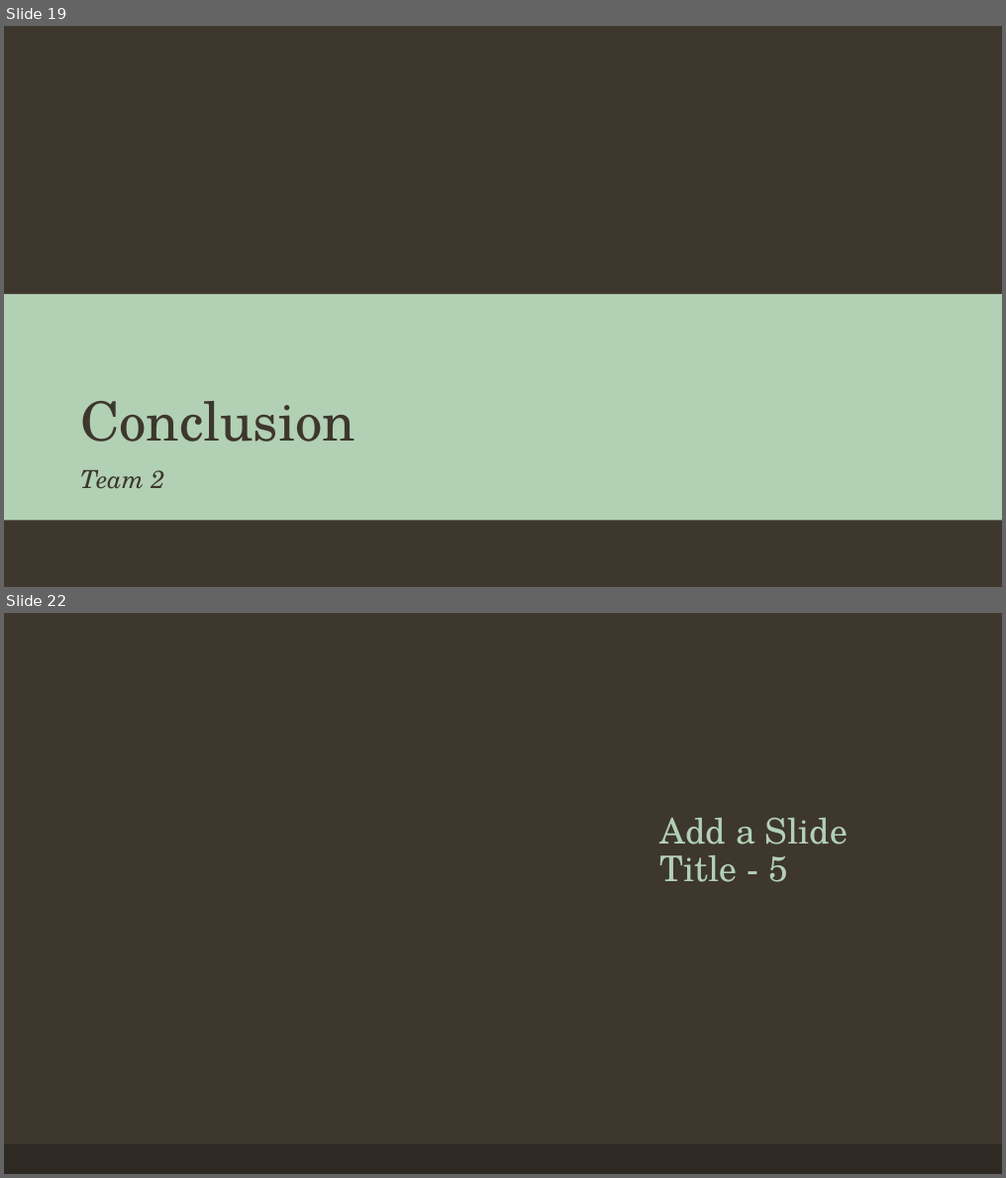
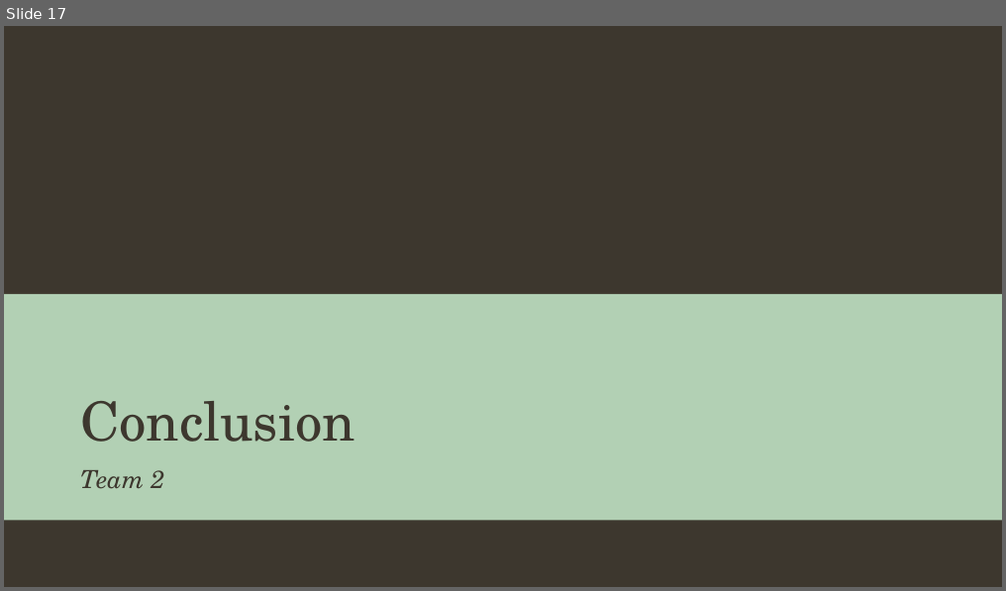
Before and after one commit to ashnikzad/AZ-Real-Estate-Analyisis, a slide deck: Team 2 Presentation.pptx. Shown one above the other, each under a label of ours: slides 19 and 22 before the commit, slide 17 after it; the slides between them are not shown. The pictures are 1006x1178 and 1006x591 pixels, drawn with LibreOffice and Linux fonts; fonts in the diff are those of the drawing; background and template pictures are left out. Boxes give left, top, right and bottom in pixels: in the first picture for what was removed or moved away, otherwise in the second. Text is boxed around its words. In the diff, an @@ line names an element or a change of style, - is before the commit and + after.

```diff
--- a/Team 2 Presentation.pptx
+++ b/Team 2 Presentation.pptx
@@ slide 22 removed at (4,613,1002,1174), background #3D372E @@
@@ title removed at (660,818,847,882) @@
-Add a Slide Title - 5
@@ rectangle removed at (4,1145,1002,1174) @@
@@ what was slide 19 is now slide 17 @@
```
Also in this commit, not shown: 5 slides changed, 7 slides added, 11 other slides removed.
